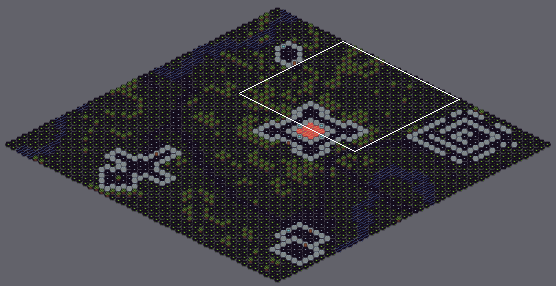
Two versions of a level (Tiled map, examples/assets/hexworld.tmx). Above, an overview of the earlier version with the close-up marked.
Close-up. Before the edit:
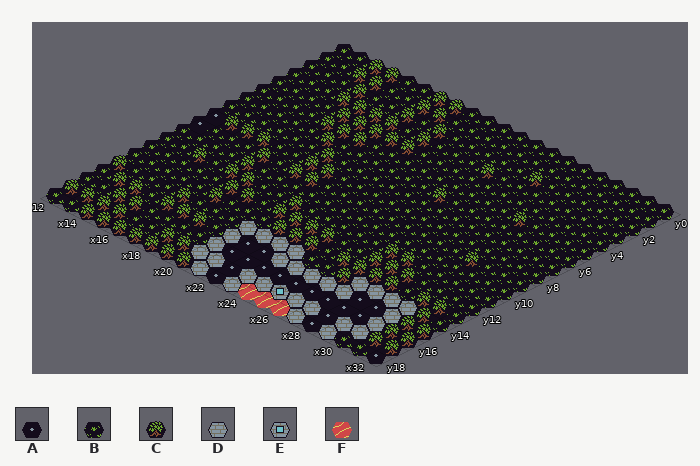
Cells are 32x16 px. Isometric: x runs down to the right, y down to the left. Shown: x 12..32, y 0..18.
Key: from "maptile": A 0, B 1, C 3, D 4, E 6, F 7.
_ is an empty cell.
Layer "Tile Layer 1" before, first column x 12:
 0 BBCCBBCCBBBBBBBBBBBBB
 1 BBCCBBCCBBBBBBBBBBBBB
 2 BBBCBBCBCBBBBBCBBBBBB
 3 BBBCCCCBCBBBCBBBBBBBB
 4 BBBBCCCCCBBBBBBBBBBBB
 5 BBBBCCCBBBBBBBBBCBBBB
 6 BBBBBCBBBBBBCBBBBBBBB
 7 BBBBBBCBBBBBBBBBBBBBB
 8 ACCCBBCCBBBBBBBBBBBBB
 9 ABBBCBCCBBBBBBBBBCBBB
10 BBBBCBBBBBBBBBBBBBBBB
11 BBCBCCBBCBBBBBCCBBBBB
12 BBBBBCCBCCCCBBCCCBBBB
13 BBBBBCBBBCCCBCCCCBCCB
14 CBBBCBBBDDDDBBCDDDDCB
15 BCCBCCCBDAADDDDDAADCC
16 BBCCBBBBDAAAAAAAAADCC
17 CCCCBBCCDDADDEDDADDCC
18 BBCCCCCCCDADFFFDADBBA
Once edited:
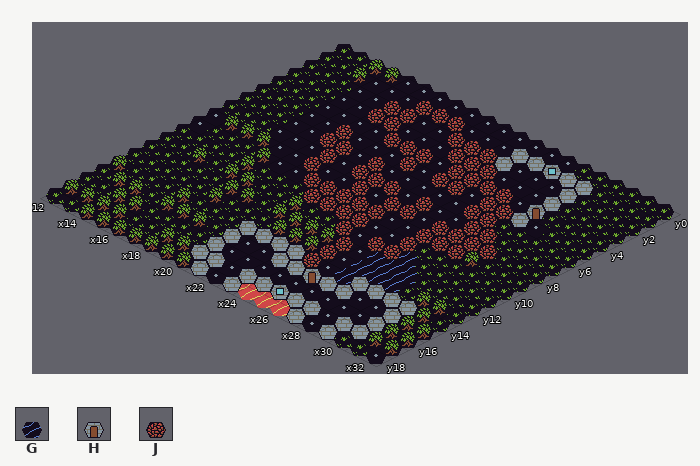
Further tiles: from "maptile": G 2, H 5, J 8.
Log entry: Block rendenring in hexworld demo
The edit:
Layer "Tile Layer 1":
Tile A replaces tile B in row 0 at x 16 to 17 and 20 to 26; in row 1 at x 16 to 17 and 21 to 23; in row 2 at x 16, 19, 25 and 27; in row 3 at x 19, 21 and 25 to 27; in row 4 at x 15, 22 and 27; in row 5 at x 15, 19 to 20, 22, 25 and 29.
Tile A replaces tile B in row 6 at x 15 to 16, 19, 21 to 23 and 25; in row 7 at x 15 to 17, 19, 23 and 25 to 26; in row 8 at x 16 to 17, 20, 22 and 25; in row 9 at x 17 and 24 to 25; in row 10 at x 24 to 25; in row 11 at x 24.
Tile A replaces tile B in row 12 at x 25; in row 14 at x 25.
Tile A replaces tile C in row 0 at x 18 to 19; in row 1 at x 15; in row 2 at x 15, 20 and 26; in row 3 at x 15 to 16 and 20; in row 4 at x 16 to 18; in row 5 at x 16 and 18.
Tile A replaces tile C in row 6 at x 24; in row 8 at x 19; in row 9 at x 18; in row 13 at x 25.
Tile D replaces tile B in row 1 at x 24 to 25 and 27 to 28; in row 2 at x 24 and 28; in row 3 at x 28.
Tile D replaces tile C in row 5 at x 28.
Tile E replaces tile B in row 1 at x 26.
Tile G replaces tile C in row 11 at x 27; in rows 12 to 13 at x 26 to 28; in row 14 at x 26.
Tile H replaces tile B in row 4 at x 28.
Tile H replaces tile D in row 15 at x 25.
Tile J replaces tile B in row 1 at x 20; in row 2 at x 17 and 21 to 23; in row 3 at x 22 to 23; in row 4 at x 21 and 23 to 26; in row 5 at x 21, 23 to 24 and 26 to 27; in row 6 at x 18, 20 and 26 to 27.
Tile J replaces tile B in row 7 at x 20 to 22, 24 and 27 to 28; in row 8 at x 21, 23 to 24 and 26 to 29; in row 9 at x 20 to 23 and 26 to 28; in row 10 at x 20 to 23 and 26; in row 11 at x 23 and 25; in rows 12 to 14 at x 24.
Tile J replaces tile C in row 1 at x 18 to 19; in row 2 at x 18; in row 3 at x 17 to 18 and 24; in row 4 at x 19 to 20; in rows 5 to 6 at x 17; in rows 7 to 8 at x 18.
Tile J replaces tile C in row 9 at x 19; in row 11 at x 26.
